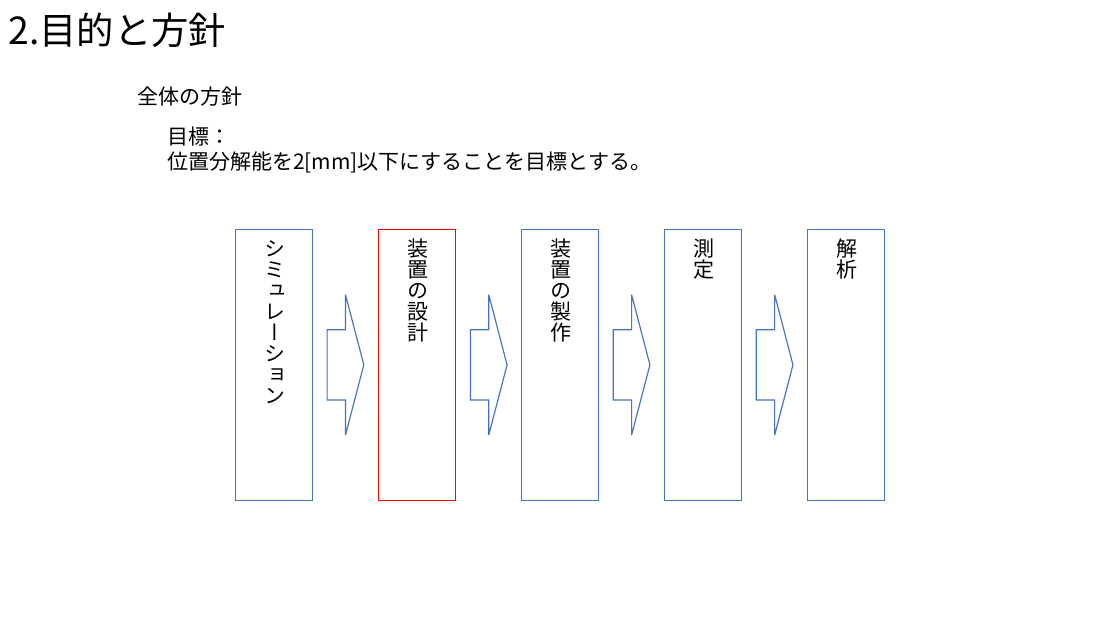
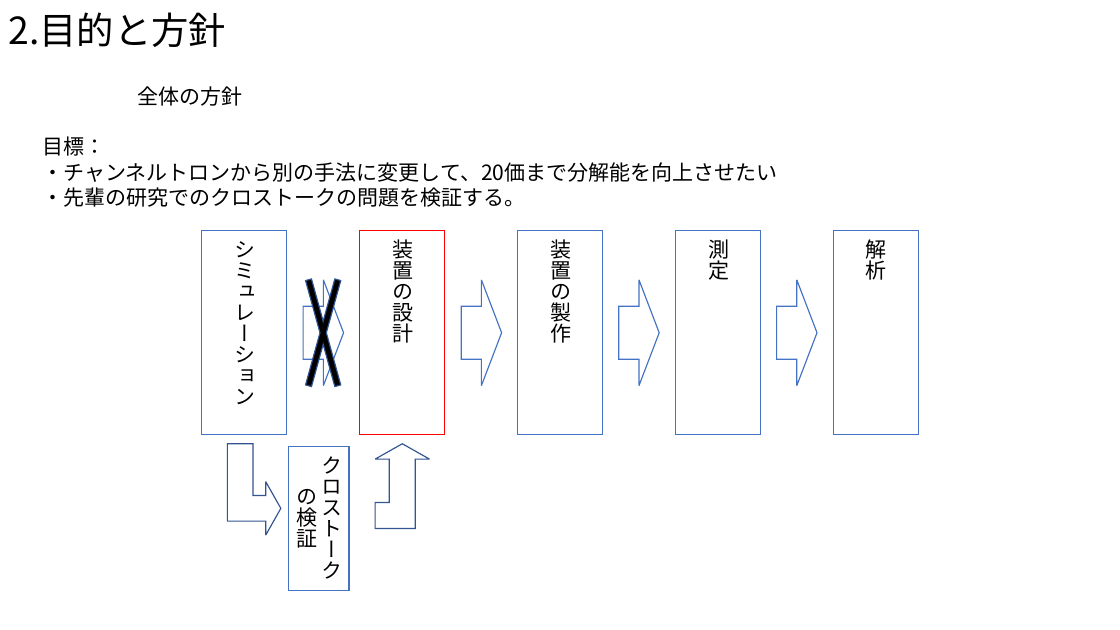
Before and after one commit to Takeuchi-yuya/Ksimulation, a slide deck: slide 4 of docs/最終発表.pptx. Drawn at 1120x630 pixels with LibreOffice and Linux fonts; fonts in the diff are those of the drawing. Boxes give left, top, right and bottom in pixels: in the first picture for what was removed or moved away, otherwise in the second. Text is boxed around its words. In the diff, an @@ line names an element or a change of style, - is before the commit and + after.

```diff
--- a/docs/最終発表.pptx
+++ b/docs/最終発表.pptx
@@ text "目標：": place and size @@
-text "目標：" at box(167, 126, 651, 173)
+text "目標：" at box(42, 136, 777, 207)
@@ text at box(42, 162, 777, 207): text changed @@
-位置分解能を2[mm]以下にすることを目標とする。
+・チャンネルトロンから別の手法に変更して、20価まで分解能を向上させたい
+・先輩の研究でのクロストークの問題を検証する。
@@ rectangle "シミュレーション": place and size @@
-rectangle "シミュレーション" at box(235, 229, 313, 500)
+rectangle "シミュレーション" at box(202, 231, 287, 435)
@@ cross added at box(295, 231, 351, 435), fill #000000, outline #325491 1 pt @@
@@ rectangle "装置の設計": place and size @@
-rectangle "装置の設計" at box(379, 229, 456, 500)
+rectangle "装置の設計" at box(360, 231, 444, 435)
@@ rectangle "装置の製作": place and size @@
-rectangle "装置の製作" at box(522, 229, 599, 500)
+rectangle "装置の製作" at box(518, 231, 602, 435)
@@ rectangle "測定": place and size @@
-rectangle "測定" at box(665, 229, 742, 500)
+rectangle "測定" at box(676, 231, 760, 435)
@@ rectangle "解析": place and size @@
-rectangle "解析" at box(807, 229, 885, 500)
+rectangle "解析" at box(833, 231, 918, 435)
@@ right arrow: place and size @@
-right arrow at box(328, 295, 365, 435)
+right arrow at box(303, 280, 344, 386)
@@ right arrow: place and size @@
-right arrow at box(471, 295, 507, 435)
+right arrow at box(461, 280, 502, 386)
@@ right arrow: place and size @@
-right arrow at box(613, 295, 650, 435)
+right arrow at box(619, 280, 660, 386)
@@ right arrow: place and size @@
-right arrow at box(756, 295, 793, 435)
+right arrow at box(777, 280, 818, 386)
@@ bent up arrow added at box(227, 444, 281, 536), outline #325491 1 pt @@
@@ rectangle added at box(289, 446, 350, 591), fill #FFFFFF, outline #4472C4 1 pt, 18 pt, text #000000 @@
+クロストークの検証
@@ bent up arrow added at box(376, 444, 430, 528), outline #325491 1 pt @@
```
Also in this commit, not shown: 1 other slide changed, 3 slides added.
